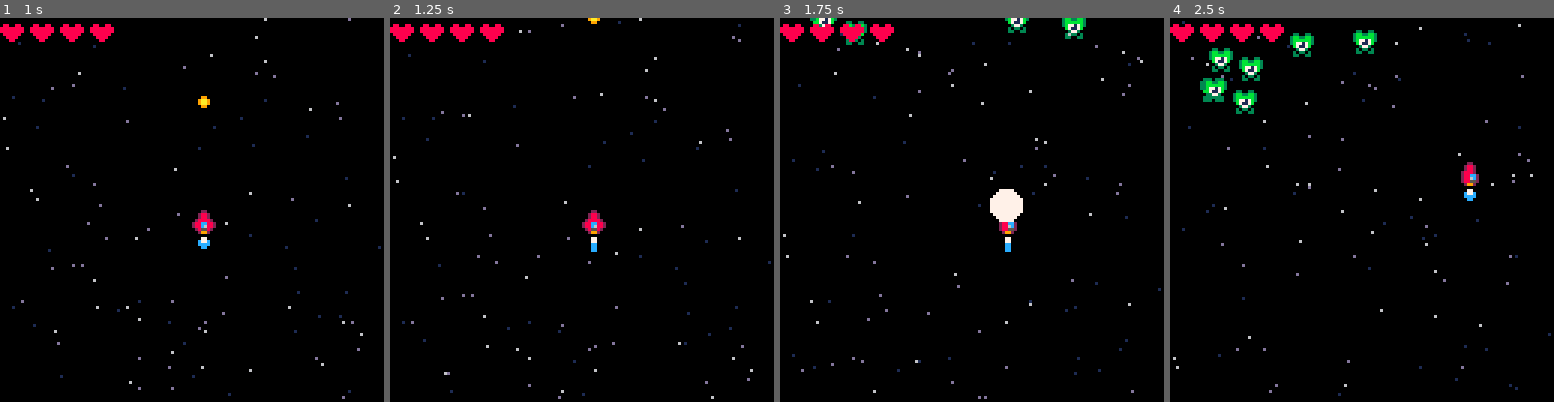
Above: before the commit, frames 1-4 (left to right).
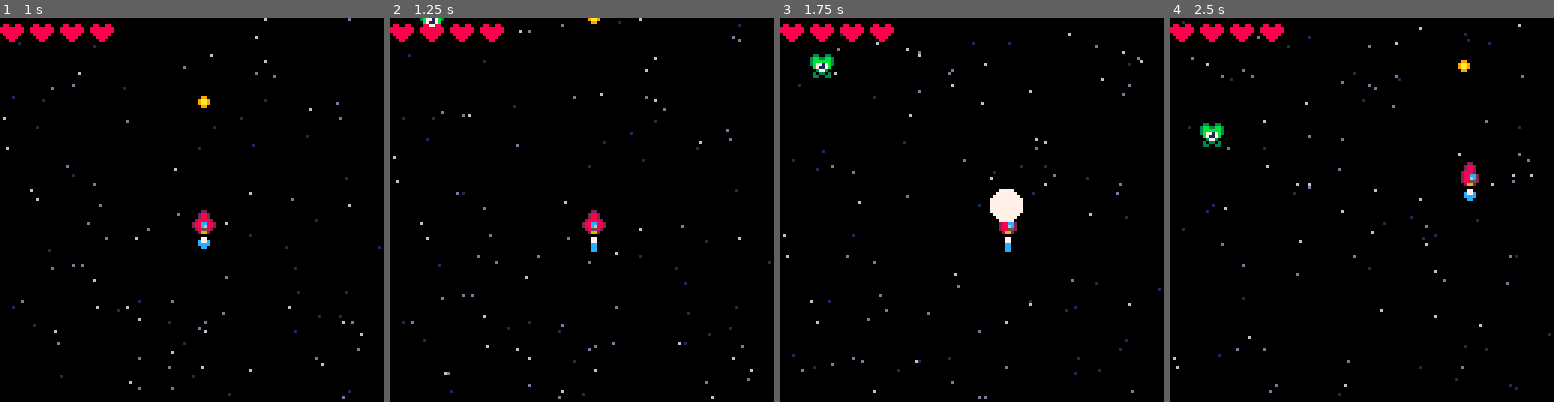
Above: after the commit, the same moments.

Repository: gabriel-jm/pico8-games
Game: PICO-8 cartridge shmup.p8
The game is run twice, just before and just after one commit, with the same random seed, the same clock (stepped at 60 frames per second) and the same inputs.
Inputs:
- Up to frame 1 (1 s): tap X (X key) at 0.33 s; tap O (Z key) at 0.7 s
- Up to frame 2 (1.25 s): tap X (X key) at 1.07 s
- Up to frame 3 (1.75 s): hold Right from 1.6 s (still down); tap O (Z key) at 1.7 s
- Up to frame 4 (2.5 s): tap X (X key) at 1.85 s; release Right at 2.1 s; tap O (Z key) at 2.1 s; hold Up 2.15-2.42 s; hold Right from 2.47 s (still down)

Frame 1 is identical in both runs. In frame 2, 0.1% of the frame differs, in the area x 7-15%, y 0-3%; in frame 3, 0.9%; in frame 4, 2.1%, in the area x 7-79%, y 3-34%.

Commit message:
shmup - add invunerability

Diff:
--- a/shmup.p8
+++ b/shmup.p8
@@ -7,6 +7,7 @@
  upd=update_start
  drw=draw_start
 
+ t=0
  blinkt=1
 end
 
@@ -15,6 +16,7 @@
 end
 
 function _update()
+	t+=1
 	blinkt+=1
 	upd()
 end
@@ -22,6 +24,8 @@
 function startgame()
 	upd=update_game
 	drw=draw_game
+	t=0
+
 	ship={
 		x=64,
 		y=64,
@@ -31,12 +35,13 @@
 	}
 
 	lives=4
+	invul=0
+	muzzle=0
 
 	flame_spr=5
 
 	bullets={}
-
-	muzzle=0
+	bullet_timer=0
 
 	stars={}
 	for i=1,100 do
@@ -48,14 +53,7 @@
 	end
 
 	enemies={}
-
-	for i=1,10 do
-		add(enemies,{
-			x=rnd(110)+10,
-			y=rnd(5)-(rnd(40)+40),
-			spr=21
-		})
-	end
+	spawn_enemy()
 end
 -->8
 -- tools
@@ -107,6 +105,14 @@
 
 	return true
 end
+
+function spawn_enemy()
+	add(enemies,{
+		x=rnd(110)+10,
+		y=rnd(5)-(rnd(20)+10),
+		spr=21
+	})
+end
 -->8
 -- update
 
@@ -129,40 +135,20 @@
 	end
 	if (btn(⬆️)) ship.sy=-2
 	if (btn(⬇️)) ship.sy=2
-	if btnp(🅾️) then
-		add(bullets,{
-			x=ship.x,
-			y=ship.y-4,
-			spr=16
-		})
-		sfx(0)
-		muzzle=6
-	end
-
-	foreach(enemies,function(e)
-		e.y+=1
-
-		e.spr+=0.4
-		if e.spr>=25 then
-			e.spr=21
-		end
-
-		if e.y>128 then
-			del(enemies,e)
-		end
-
-		if has_collision(e,ship) then
-			lives-=1
-			sfx(1)
-			del(enemies,e)
-		end
-	end)
-
-	ship.x+=ship.sx
-	ship.y+=ship.sy
-
-	ship.x=mid(0,ship.x,127-8)
-	ship.y=mid(0,ship.y,127-8)
+	if btn(🅾️) then
+		if bullet_timer<=0 then
+			add(bullets,{
+				x=ship.x,
+				y=ship.y-4,
+				spr=16
+			})
+			sfx(0)
+			muzzle=6
+			bullet_timer=4
+		end
+	end
+
+	bullet_timer-=1
 
 	foreach(bullets,function(b)
 		b.y-=4
@@ -172,6 +158,7 @@
 				sfx(1)
 				del(enemies,e)
 				del(bullets,b)
+				spawn_enemy()
 			end
 		end)
 
@@ -179,6 +166,37 @@
 			del(bullets,b)
 		end
 	end)
+
+	invul=max(0,invul-1)
+
+	foreach(enemies,function(e)
+		e.y+=1
+
+		e.spr+=0.4
+		if e.spr>=25 then
+			e.spr=21
+		end
+
+		if e.y>128 then
+			del(enemies,e)
+			spawn_enemy()
+		end
+
+		if
+			invul==0
+		 and has_collision(e,ship)
+		then
+			lives-=1
+			invul=60
+			sfx(1)
+		end
+	end)
+
+	ship.x+=ship.sx
+	ship.y+=ship.sy
+
+	ship.x=mid(0,ship.x,127-8)
+	ship.y=mid(0,ship.y,127-8)
 
 	flame_spr+=1
 
@@ -218,8 +236,13 @@
 	cls()
 	create_starfield()
 
-	draw_sprite(ship)
-	spr(flame_spr,ship.x,ship.y+8)
+	if
+		invul<=0
+		or sin(t/5)<0.1
+	then
+		draw_sprite(ship)
+		spr(flame_spr,ship.x,ship.y+8)
+	end
 
 	draw_sprites(enemies)
 	draw_sprites(bullets)
